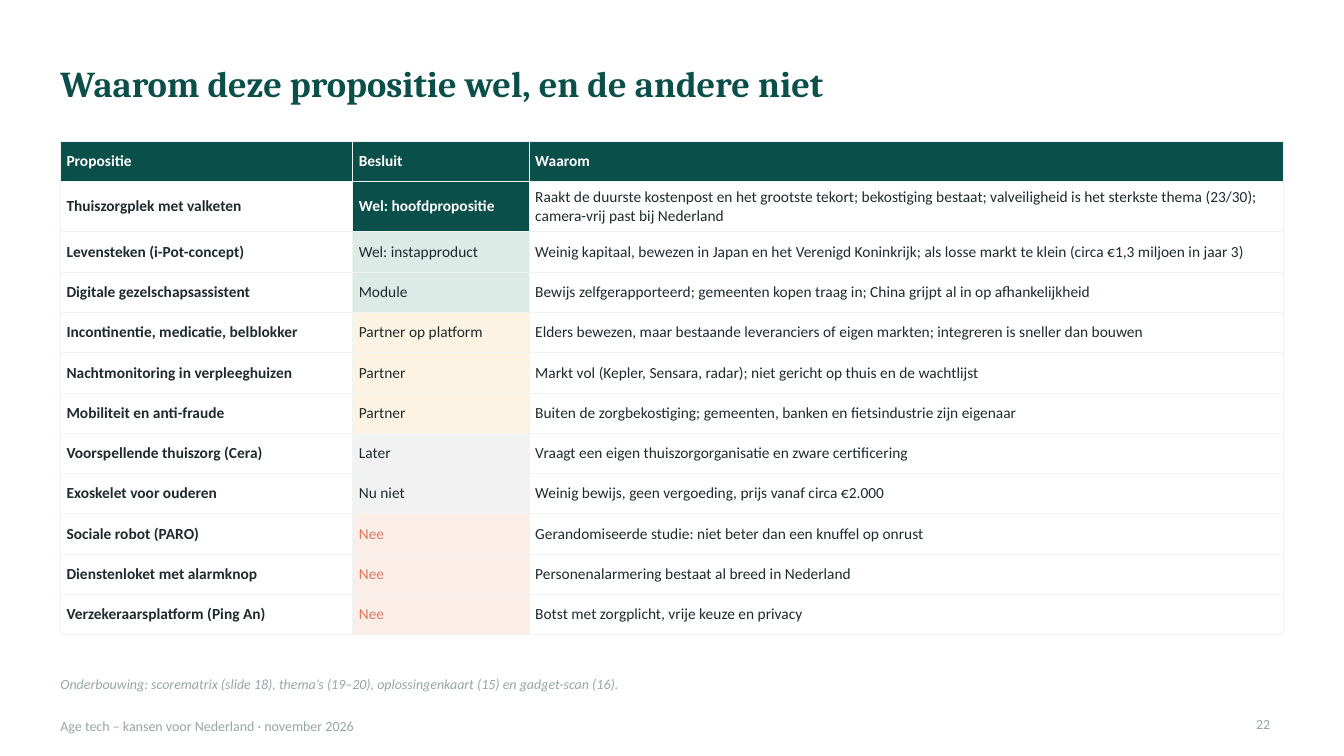
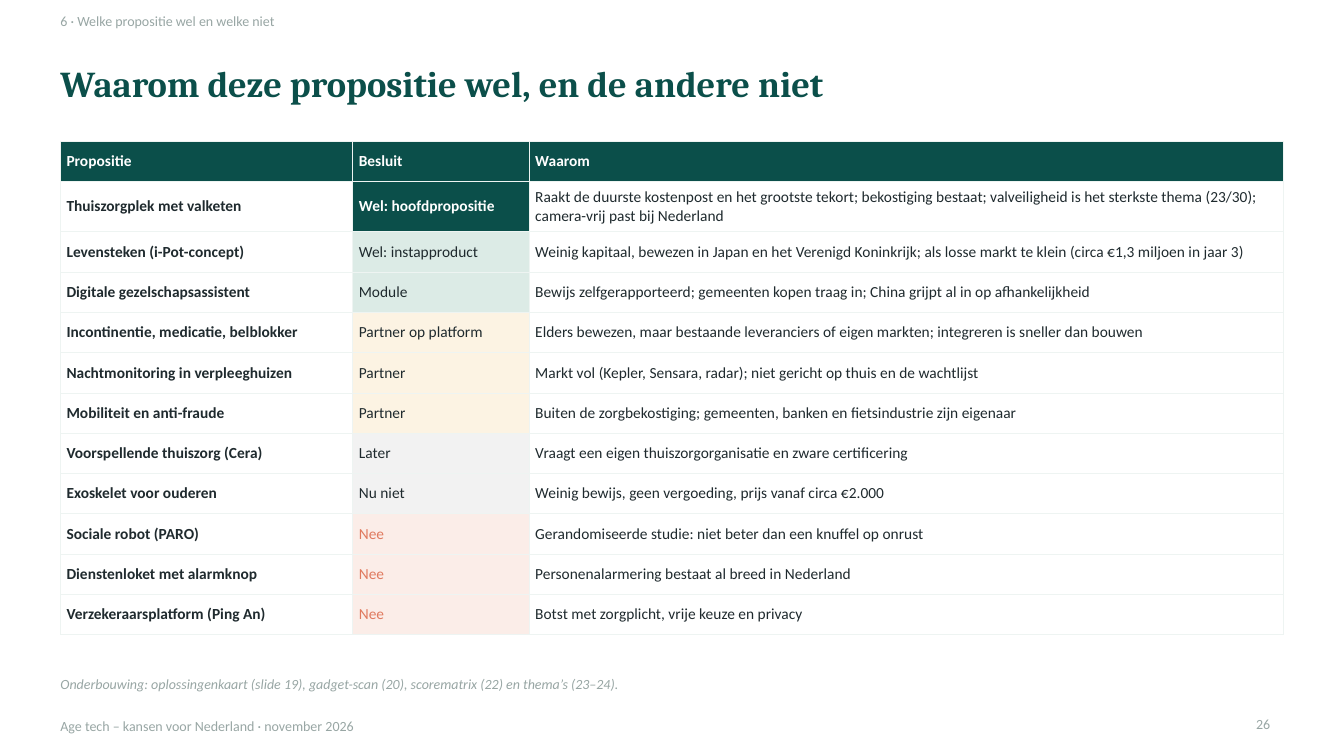
Before and after one commit to robruijn/Four-Seasons-Rome-2026, a slide deck: slide 26 of AgeTech_kansen_Nederland.pptx (slide 22 before the commit). Drawn at 1344x756 pixels with LibreOffice and Linux fonts; fonts in the diff are those of the drawing. Boxes give left, top, right and bottom in pixels: in the first picture for what was removed or moved away, otherwise in the second. Text is boxed around its words. In the diff, an @@ line names an element or a change of style, - is before the commit and + after.

```diff
--- a/AgeTech_kansen_Nederland.pptx
+++ b/AgeTech_kansen_Nederland.pptx
@@ text added at [60,16,274,28], 10 pt, text #98A6A4 @@
+6 · Welke propositie wel en welke niet
@@ text at [60,679,618,691]: text changed @@
-Onderbouwing: scorematrix (slide 18), thema’s (19–20), oplossingenkaart (15) en gadget-scan (16).
+Onderbouwing: oplossingenkaart (slide 19), gadget-scan (20), scorematrix (22) en thema’s (23–24).
@@ page number at [1256,719,1270,729]: text changed @@
-22
+26
```
Also in this commit, not shown: 45 other slides changed, 4 slides added.
